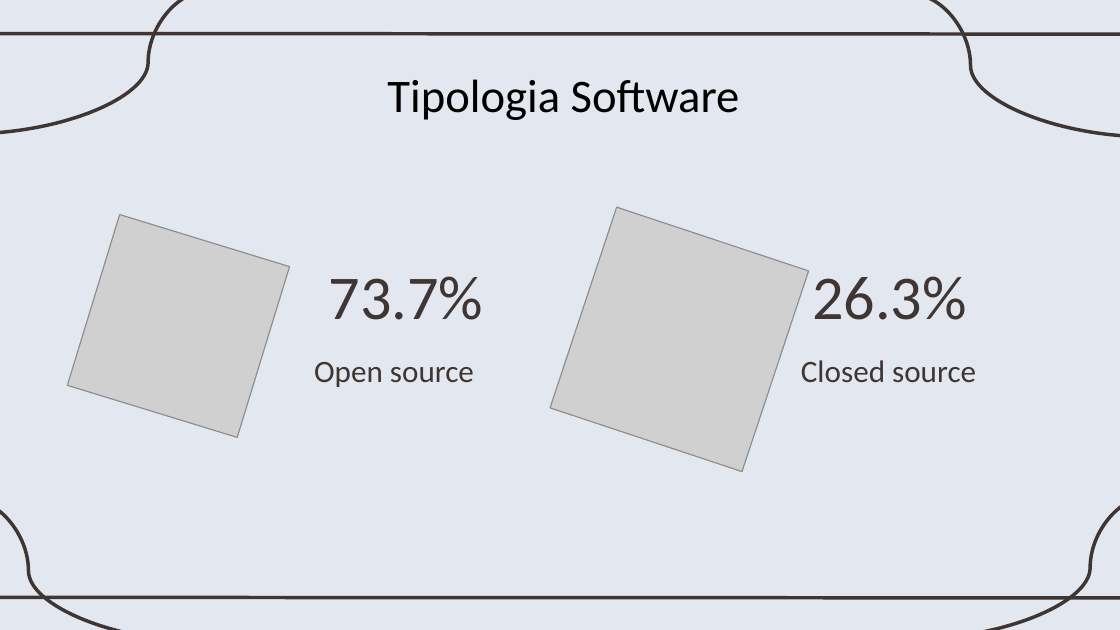
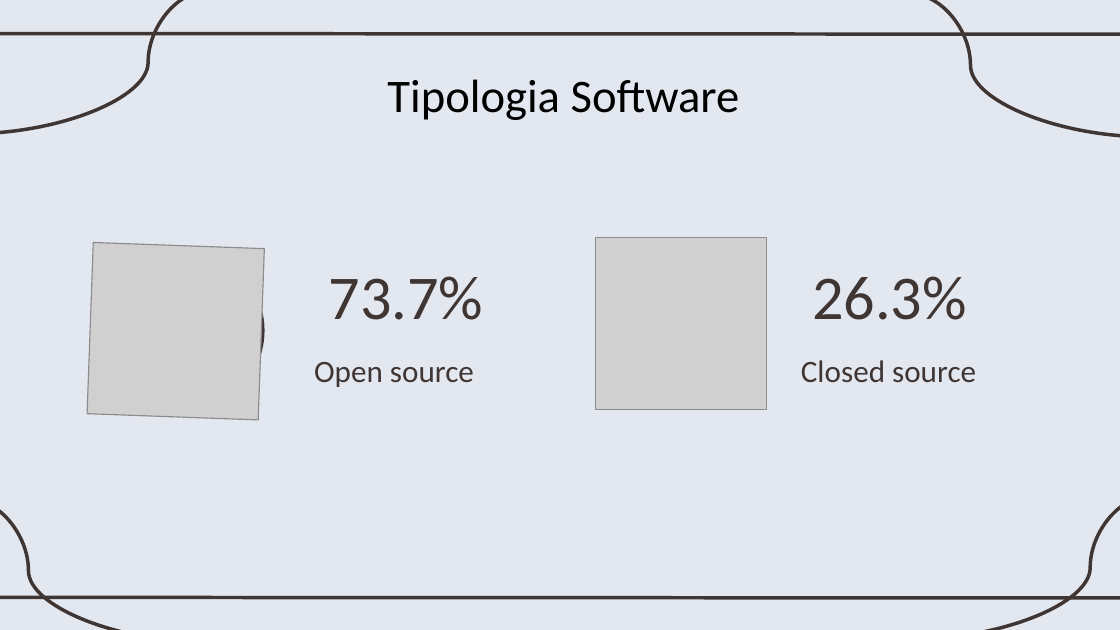
Before and after one commit to Monf11/SciVis, a slide deck: slide 15 of presentazione/LinguaggiDiProgrammazione_1.pptx (slide 13 before the commit). Drawn at 1120x630 pixels with LibreOffice and Linux fonts; fonts in the diff are those of the drawing; grey boxes stand for pictures. Boxes give left, top, right and bottom in pixels: in the first picture for what was removed or moved away, otherwise in the second. Text is boxed around its words. In the diff, an @@ line names an element or a change of style, - is before the commit and + after.

```diff
--- a/presentazione/LinguaggiDiProgrammazione_1.pptx
+++ b/presentazione/LinguaggiDiProgrammazione_1.pptx
@@ picture at (595, 237, 766, 409): rotation 18 to 0 degrees @@
@@ picture at (88, 242, 265, 420): rotation 17 to 2 degrees @@
@@ ellipse: place and size @@
-ellipse at (91, 243, 262, 410)
+ellipse at (93, 248, 264, 414)
@@ ellipse: place and size @@
-ellipse at (99, 249, 254, 402)
+ellipse at (102, 253, 256, 407)
@@ ellipse removed at (604, 249, 759, 402) @@
```
Also in this commit, not shown: 6 other slides changed, 2 slides added, 2 slides removed, 1 other file.
